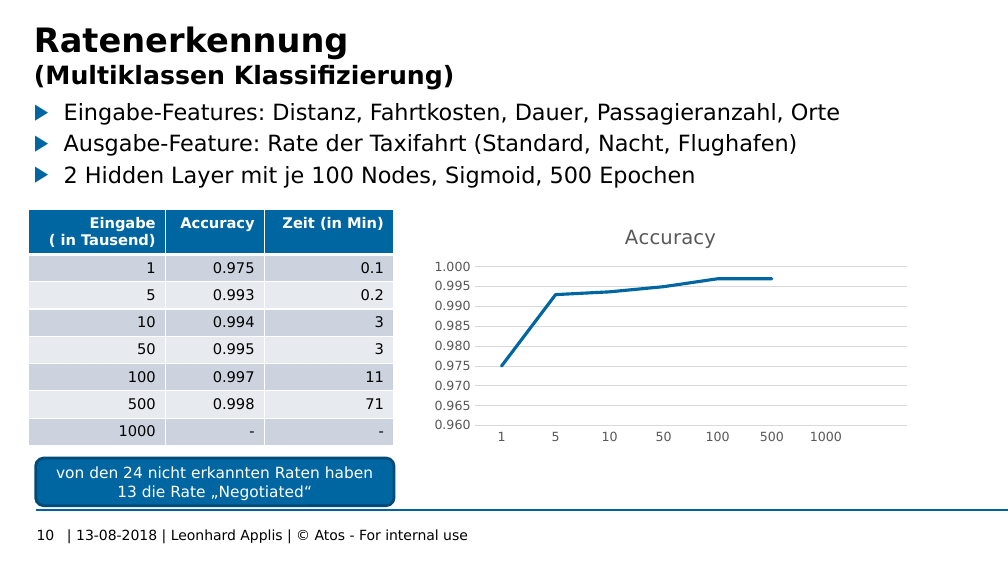
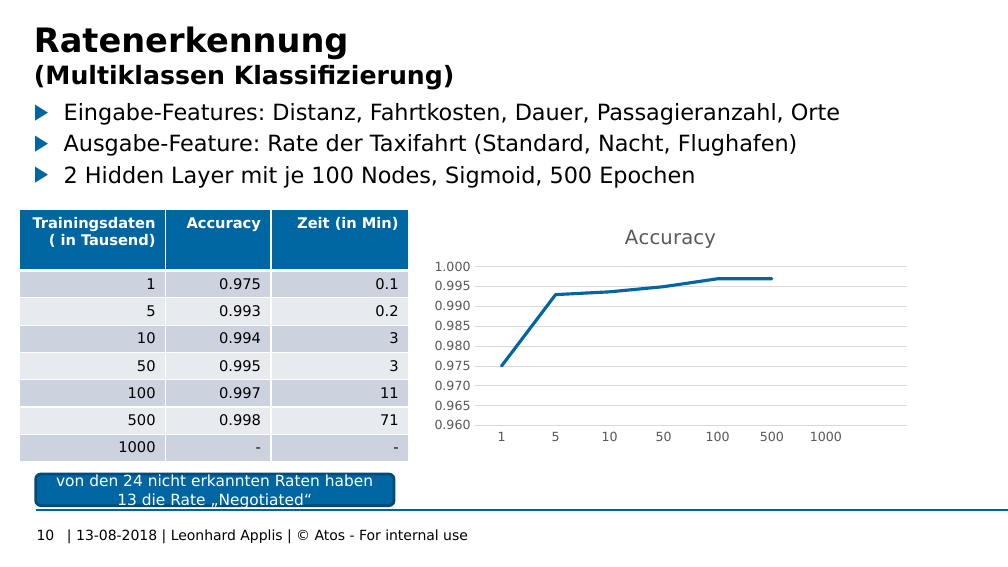
Before and after one commit to Twonki/Bachelorthesis, a slide deck: slide 10 of Bachelor_Zwischenstand.pptx. Drawn at 1008x567 pixels with LibreOffice and Linux fonts; fonts in the diff are those of the drawing; background and template pictures are left out. Boxes give left, top, right and bottom in pixels: in the first picture for what was removed or moved away, otherwise in the second. Text is boxed around its words. In the diff, an @@ line names an element or a change of style, - is before the commit and + after.

```diff
--- a/Bachelor_Zwischenstand.pptx
+++ b/Bachelor_Zwischenstand.pptx
@@ table at [20,210,410,465] @@
-row 1, column 1: Eingabe ( in Tausend)
+row 1, column 1: Trainingsdaten ( in Tausend)
@@ table: place and size @@
-table at [29,210,394,450]
+table at [20,210,410,465]
@@ rounded rectangle "von den 24 nicht erkannten ...": place and size @@
-rounded rectangle "von den 24 nicht erkannten ..." at [35,458,394,505]
+rounded rectangle "von den 24 nicht erkannten ..." at [35,474,394,505]
```
Also in this commit, not shown: 5 other slides changed, 4 other files.
